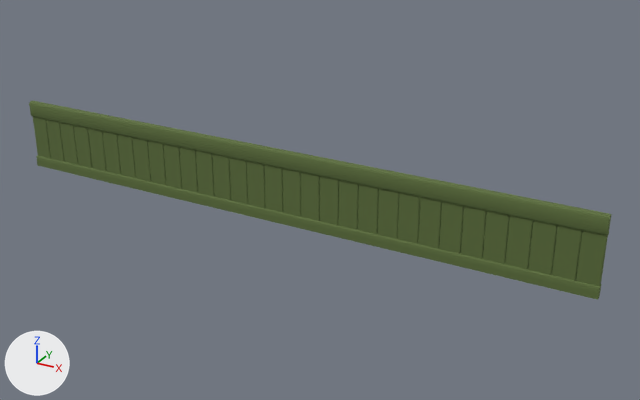
The FBX model Assets/BGLR/MInseon/FBX/MSG_BGLR_MoldingFloor.FBX: old version first, new version second.
Both versions are drawn from a 50 mm camera at (6.7, -10.71, 5.28) aimed at (0.66, 0.26, -0.2). The lights are fixed; the arrows at lower left show +X, +Y and +Z. Where no turn or scale is listed for an object, it has been applied to the vertices.

Before the edit, the objects in view are built like this:
```python
me_mesh = bpy.data.meshes.new('Mesh')
me_mesh.from_pydata(...)  # 356 vertices, 388 faces; spans x -5.0..5.0, y -0.05..0.05, z -0.6..0.6
me_mesh.materials.append(mat_02___default)  # dark green #5c6e3b
ob_object188 = bpy.data.objects.new('Object188', me_mesh)
ob_object188.location = (0.0, 0.0, 0.0)
```
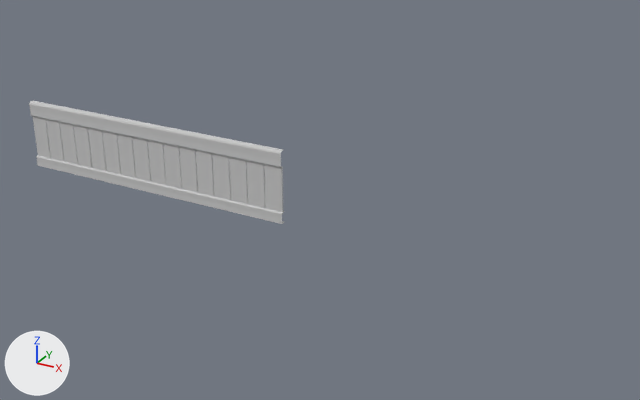
The newer file is also turned or shifted as a whole; pictures and numbers use the older file's frame.

Boxes [x1, y1, x2, y2] around the edits, measured in the pictures (640 x 400 px):
'Object188', reshaped (56% narrower, 38% shorter): before [29, 101, 612, 300]; after [29, 101, 284, 224]

What the commit changed:
Material '01 - Default' (mat_01___default) is new.
Its base color is (0.588, 0.588, 0.588) (light grey #cacaca).
Its roughness is 0.859.
me_mesh is used by ob_object188; location (0.0, 0.0, 0.0).
me_mesh had 356 vertices, 388 faces and spanned x -5.0..5.0, y -0.05..0.05, z -0.6..0.6.
me_mesh no longer uses material mat_02___default (dark green #5c6e3b).
me_mesh now has 194 vertices, 94 faces and spans x -5.0..0.16, y -0.05..0.05, z -0.6..0.6.
Part 1, on me_mesh:
178 vertices are removed from x -5.0..5.0, y -0.05..0.05, z -0.6..0.6.
388 faces are deleted.
16 new vertices lie (5.16, 0.0, 0.0) away from vertices in x -5.0, y -0.05..0.05, z -0.6..0.6.
94 new faces join them.
me_mesh now uses material mat_01___default (light grey #cacaca).
